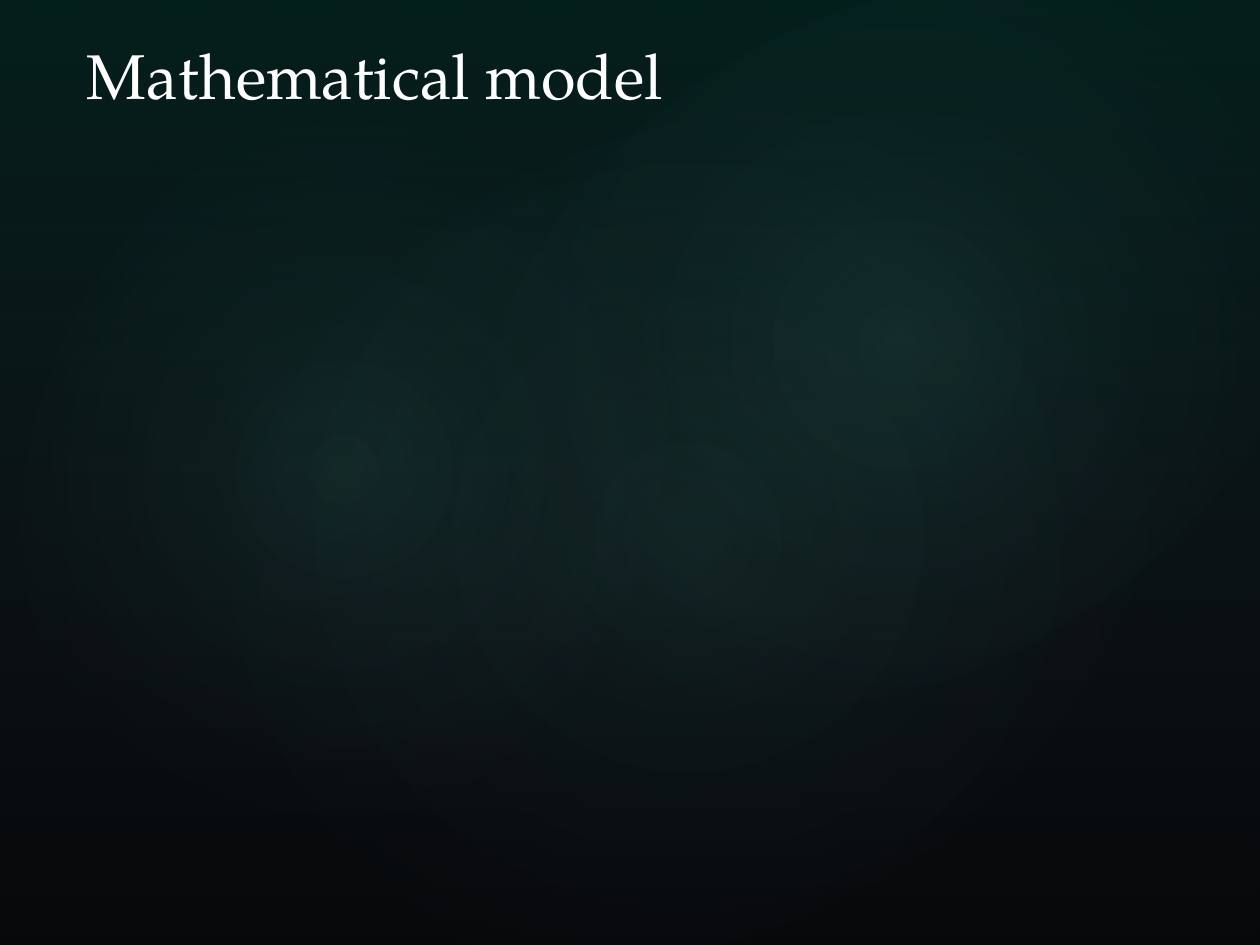
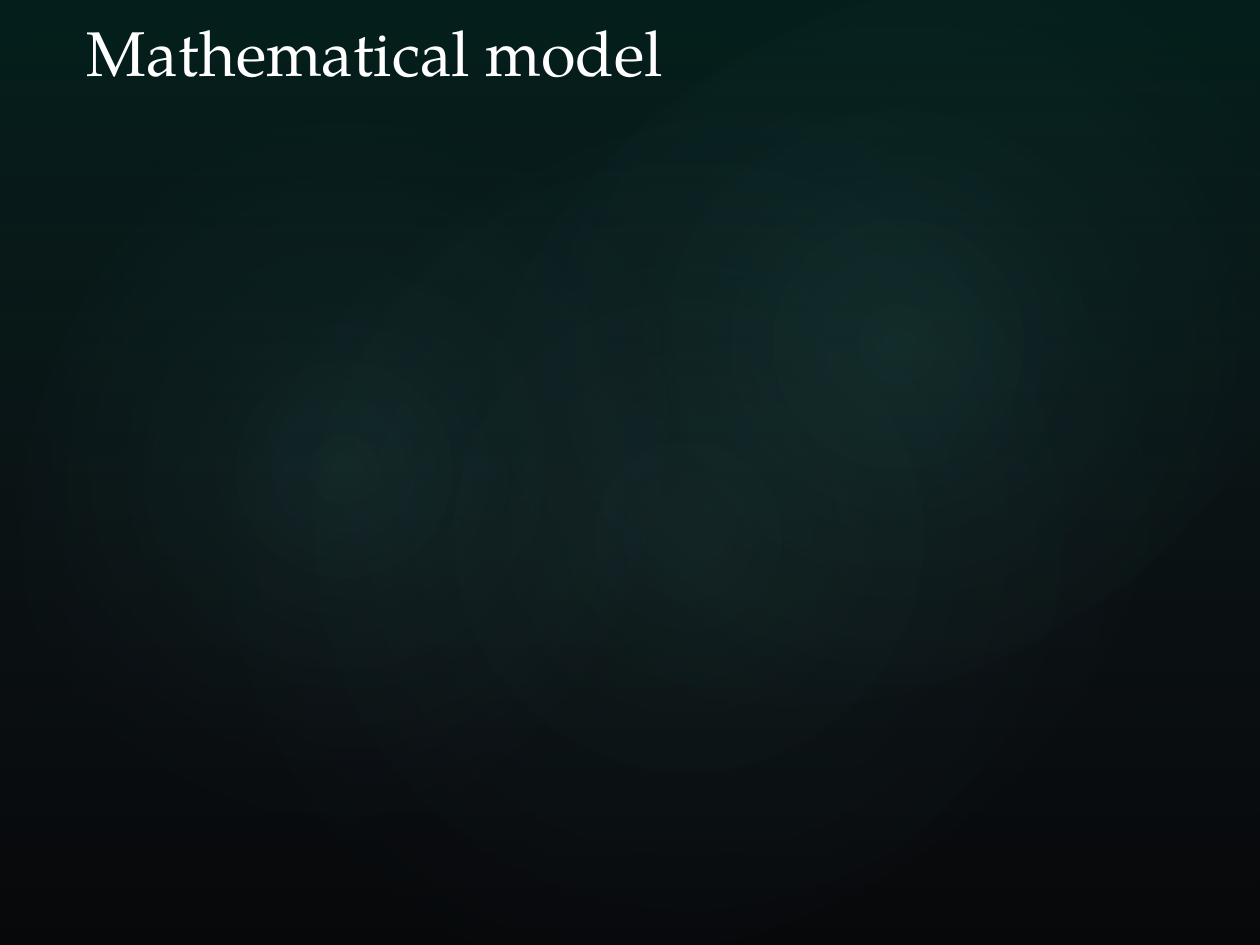
Before and after one commit to eugeneai/pres, a slide deck: slide 3 of china-travel/ready/popova_aiit19.pptx. Drawn at 1260x945 pixels with LibreOffice and Linux fonts; fonts in the diff are those of the drawing; grey boxes stand for pictures; background and template pictures are left out. Boxes give left, top, right and bottom in pixels: in the first picture for what was removed or moved away, otherwise in the second. Text is boxed around its words. In the diff, an @@ line names an element or a change of style, - is before the commit and + after.

```diff
--- a/china-travel/ready/popova_aiit19.pptx
+++ b/china-travel/ready/popova_aiit19.pptx
@@ title "Mathematical model": place and size @@
-title "Mathematical model" at box(87, 53, 663, 101)
+title "Mathematical model" at box(87, 30, 663, 78)
```
Also in this commit, not shown: 4 other slides changed, 14 slides added, 1 slide removed, 8 other files.
